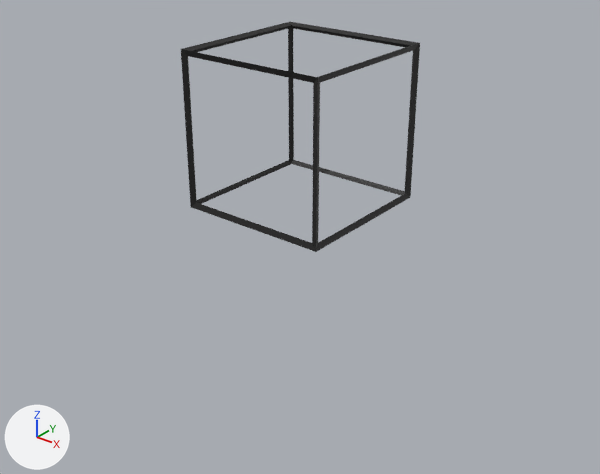
The OBJ model assets/Map/map.obj: old version first, new version second.
Rendered twice from a 50 mm camera at (156.7, -196.9, 83.4) aimed at (-3.8, 3.7, -41.0). The lights are fixed; the arrows at lower left show +X, +Y and +Z. Where no turn or scale is listed for an object, it has been applied to the vertices.

Names of what the first picture shows: 'Cube_Cube.010'.
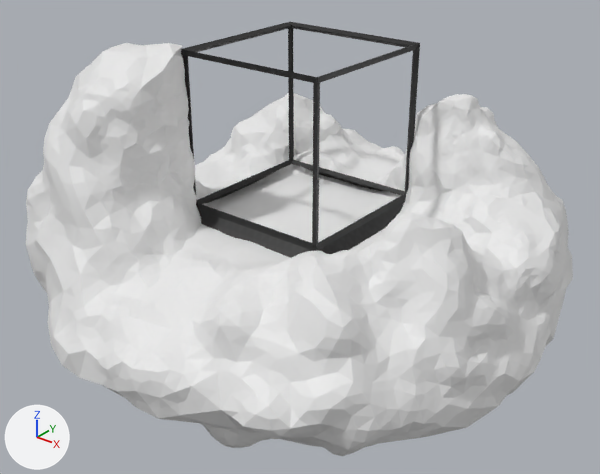
Boxes (x1, y1, x2, y2) around the edits, measured in the pictures (600 x 474 px):
'Icosphere_Icosphere.001', added
    after: (26, 43, 573, 456)
'Plane', added
    after: (198, 167, 405, 258)

Diff of the bpy script that builds the scene:
```diff
--- a/assets/Map/map.obj.py
+++ b/assets/Map/map.obj.py
@@ mat_material @@
+mat_material = principled_material('Material')
+mat_material.base_color = (0.8, 0.8, 0.8)  # white #e7e7e7
+mat_material.roughness = 0.526
@@ me_plane @@
+me_plane.from_pydata(...)  # 8 vertices, 10 faces; spans x -30.0..30.0, y -30.0..30.0, z -30.0..-25.0
+me_plane.materials.append(mat_material_002)  # picture img_dark_triangles_png
@@ me_icosphere_icosphere_001 @@
+me_icosphere_icosphere_001.from_pydata(...)  # 6690 vertices, 13376 faces; spans x -94.0..85.0, y -83.0..95.0, z -101.0..28.0
+me_icosphere_icosphere_001.materials.append(mat_material)  # its picture is missing
@@ ob_plane @@
+ob_plane = bpy.data.objects.new('Plane', me_plane)
+ob_plane.location = (0.0, 0.0, 0.0)
@@ ob_icosphere_icosphere_001 @@
+ob_icosphere_icosphere_001 = bpy.data.objects.new('Icosphere_Icosphere.001', me_icosphere_icosphere_001)
+ob_icosphere_icosphere_001.location = (0.0, 0.0, 0.0)
```
